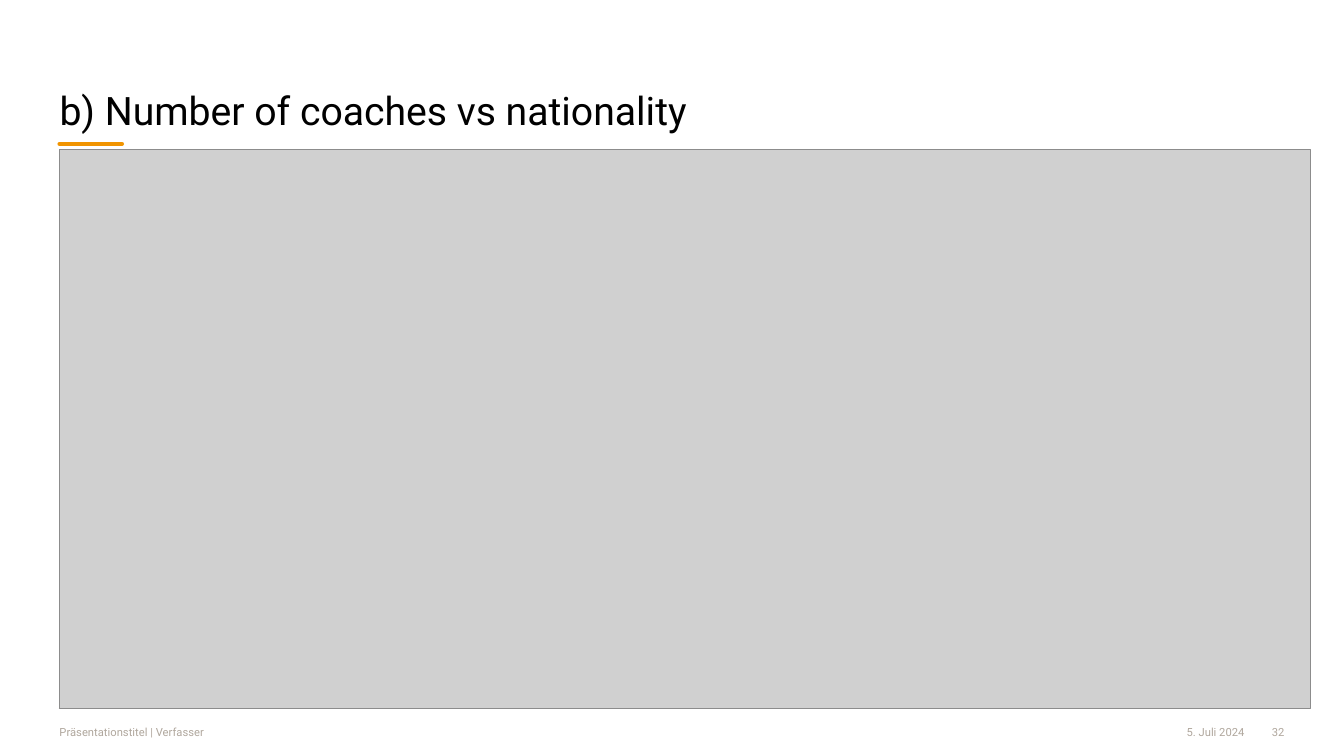
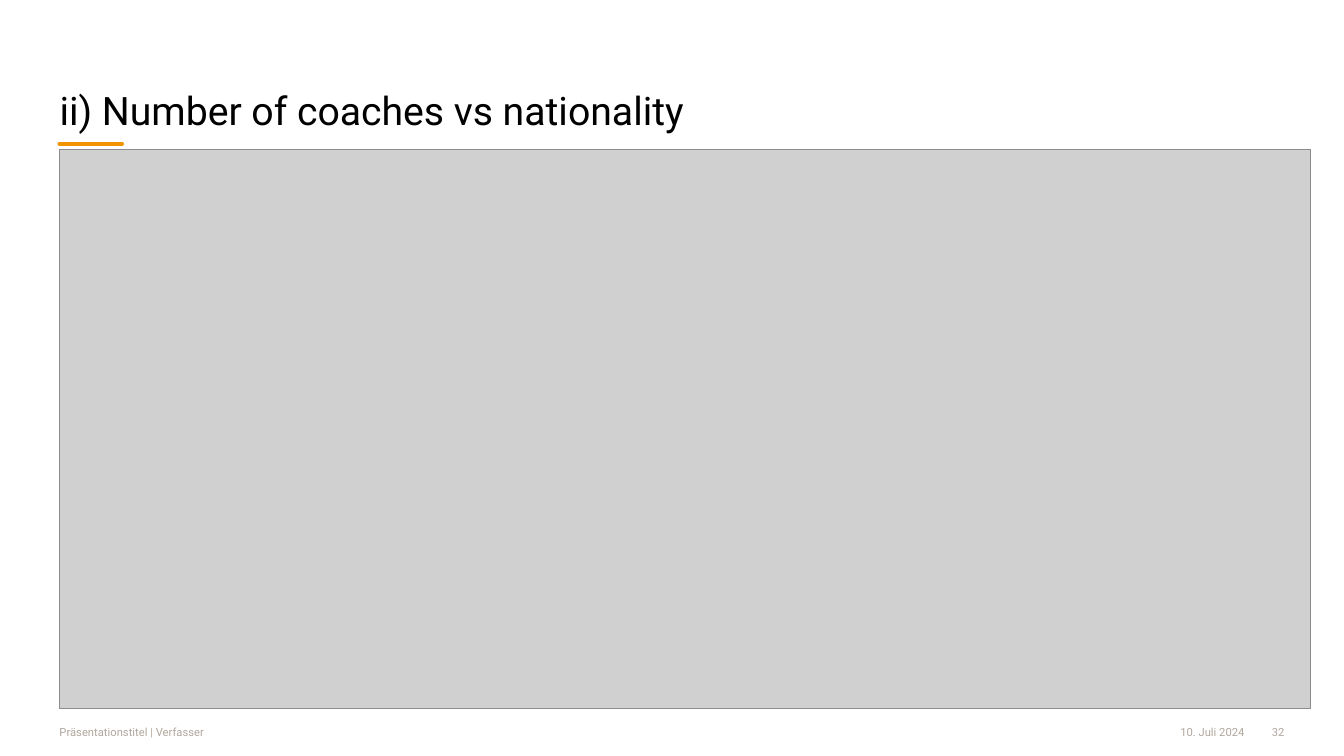
Before and after one commit to kashif003/Working_projects, a slide deck: slide 32 of programming starter/prs/programming starter.pptx. Drawn at 1344x756 pixels with LibreOffice and Linux fonts; fonts in the diff are those of the drawing; grey boxes stand for pictures; background and template pictures are left out. Boxes give left, top, right and bottom in pixels: in the first picture for what was removed or moved away, otherwise in the second. Text is boxed around its words. In the diff, an @@ line names an element or a change of style, - is before the commit and + after.

```diff
--- a/programming starter/prs/programming starter.pptx
+++ b/programming starter/prs/programming starter.pptx
@@ text at <box>60,94,684,134</box>: text changed @@
-b) Number of coaches vs nationality
+ii) Number of coaches vs nationality
@@ text at <box>1180,728,1244,736</box>: text changed @@
-5. Juli 2024
+10. Juli 2024
```
Also in this commit, not shown: 33 other slides changed, 1 other file.
